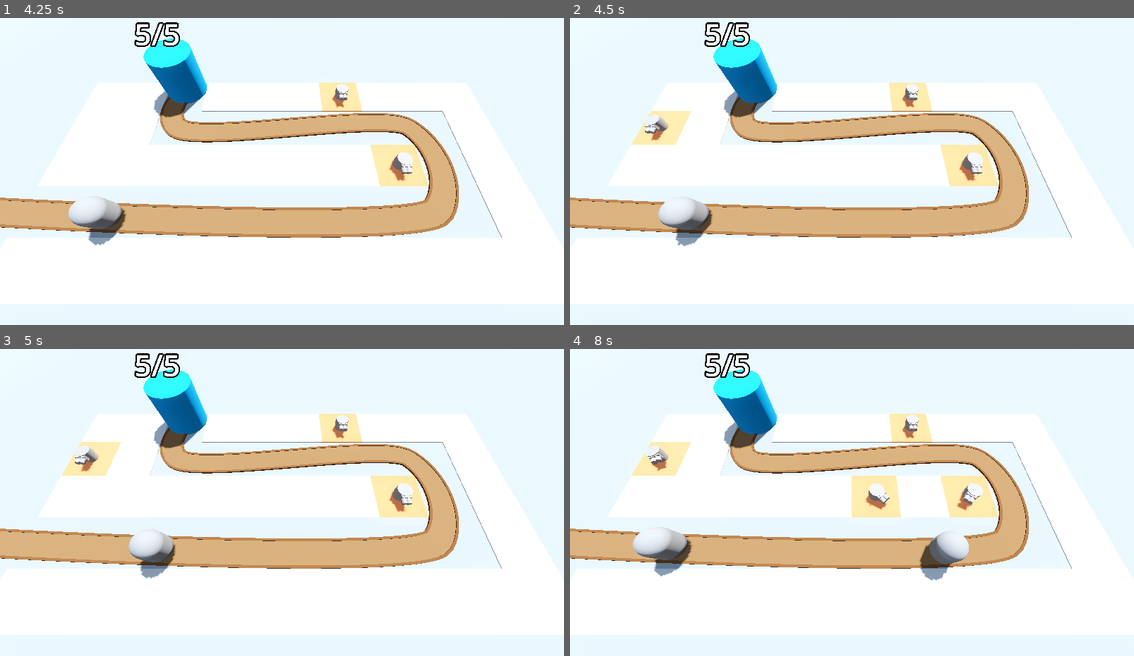
Above: before the commit, frames 1-4 (two rows, left to right).
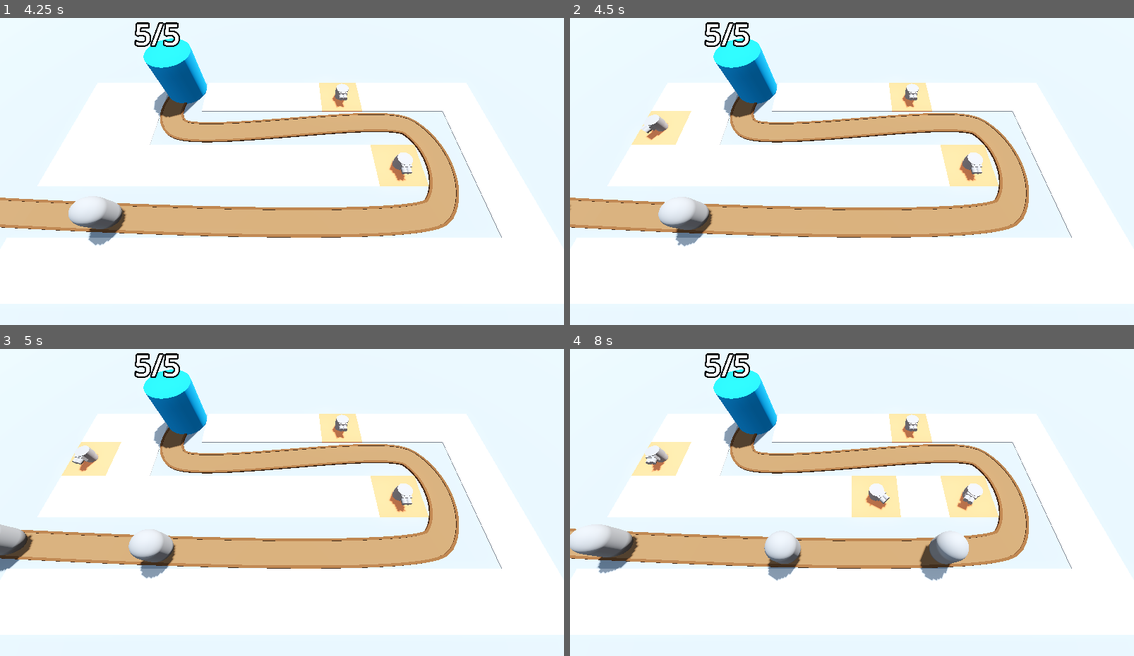
Above: after the commit, the same moments.

Repository: Assasquid/barbarian_blaster
Game: Godot game, scene res://Scenes/base_level.tscn
Same seed, same stepped clock (60 frames per second), same inputs: the game is played once before the commit and once after it.
Inputs (mouse positions are in pixels of both pictures, inside the frame that each line leads up to):
- Up to frame 1 (4.25 s): tap Enter at 0.5, 2 s; move the mouse to (406, 156) at 0.52 s; press the mouse at (406, 156) at 0.53 s; tap Space at 1.25 s; move the mouse to (169, 186) at 1.27 s; release the mouse at (169, 186) at 1.28 s; click (169, 186) at 1.35 s; move the mouse to (338, 103) at 2.02 s; press the mouse at (338, 103) at 2.03 s; move the mouse to (253, 235) at 2.77 s; release the mouse at (253, 235) at 2.78 s; click (253, 235) at 2.85 s; move the mouse to (451, 220) at 3.52 s; press the mouse at (451, 220) at 3.53 s
- Up to frame 2 (4.5 s): move the mouse to (682, 125) at 4.27 s; release the mouse at (682, 125) at 4.28 s; click (682, 125) at 4.35 s
- Up to frame 3 (5 s): no input
- Up to frame 4 (8 s): move the mouse to (880, 502) at 5.02 s; press the mouse at (880, 502) at 5.03 s; move the mouse to (767, 425) at 5.77 s; release the mouse at (767, 425) at 5.78 s; click (767, 425) at 5.85 s; move the mouse to (976, 487) at 6.52 s; press the mouse at (976, 487) at 6.53 s; move the mouse to (739, 517) at 7.27 s; release the mouse at (739, 517) at 7.28 s; click (739, 517) at 7.35 s

Frame 1 is identical in both runs. In frame 2, 0.1% of the frame differs, in the area x 0-17%, y 33-63%; in frame 3, 0.7%; in frame 4, 3.0%, in the area x 0-42%, y 33-76%.

Commit message:
Remove debug code and tweak timer_max.

Diff:
--- a/Scripts/EnemyPath.gd
+++ b/Scripts/EnemyPath.gd
@@ -2,15 +2,13 @@
 
 @export var enemy_scene: PackedScene
 @export var timer_min := 1.3
-@export var timer_max := 5.0
+@export var timer_max := 2.6
 
 @onready var timer: Timer = $Timer
 
 var random_duration
-var enemy_number_debug
 
 func _ready() -> void:
-	enemy_number_debug = 1
 	print(timer.wait_time)
 	timer.timeout.connect(_on_timer_timeout)
 	timer.start()
@@ -18,12 +16,9 @@
 
 func _on_timer_timeout() -> void:
 	spawn_enemy()
-	print("Spawning enemy: " + str(enemy_number_debug) + " after having waited: " + str(random_duration))
 	generate_random_duration()
 	timer.wait_time = random_duration
 	timer.start()
-	enemy_number_debug += 1
-	print("Next enemy (enemy " + str(enemy_number_debug) + ") in: " + str(random_duration))
 
 func spawn_enemy() -> void:
 	var new_enemy = enemy_scene.instantiate()
